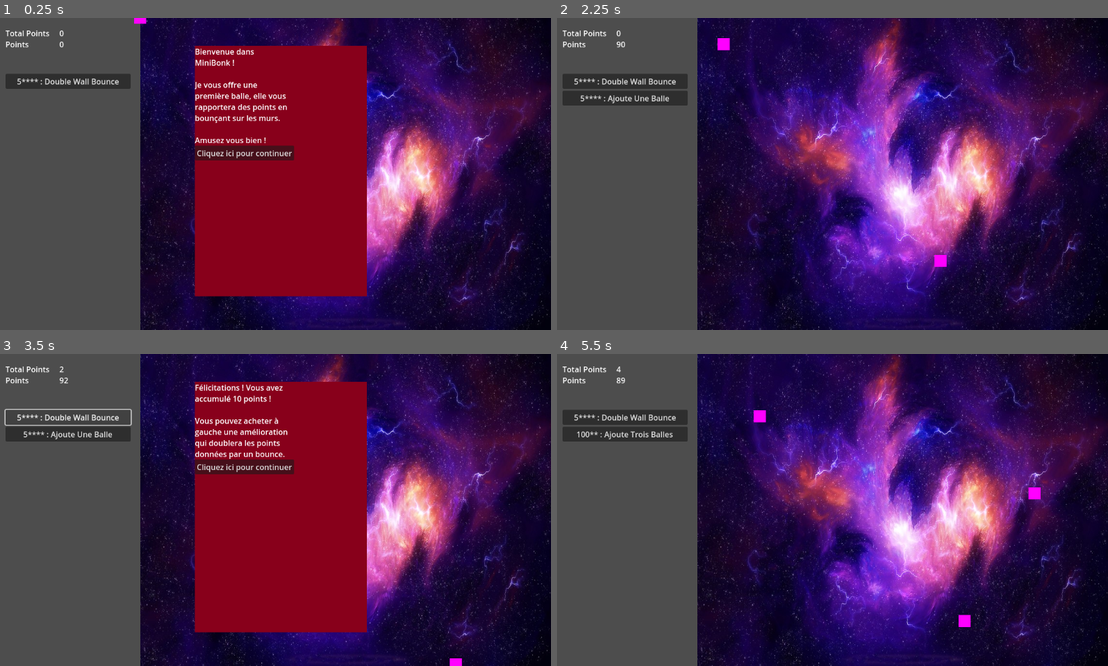
Above: before the commit, frames 1-4 (two rows, left to right).
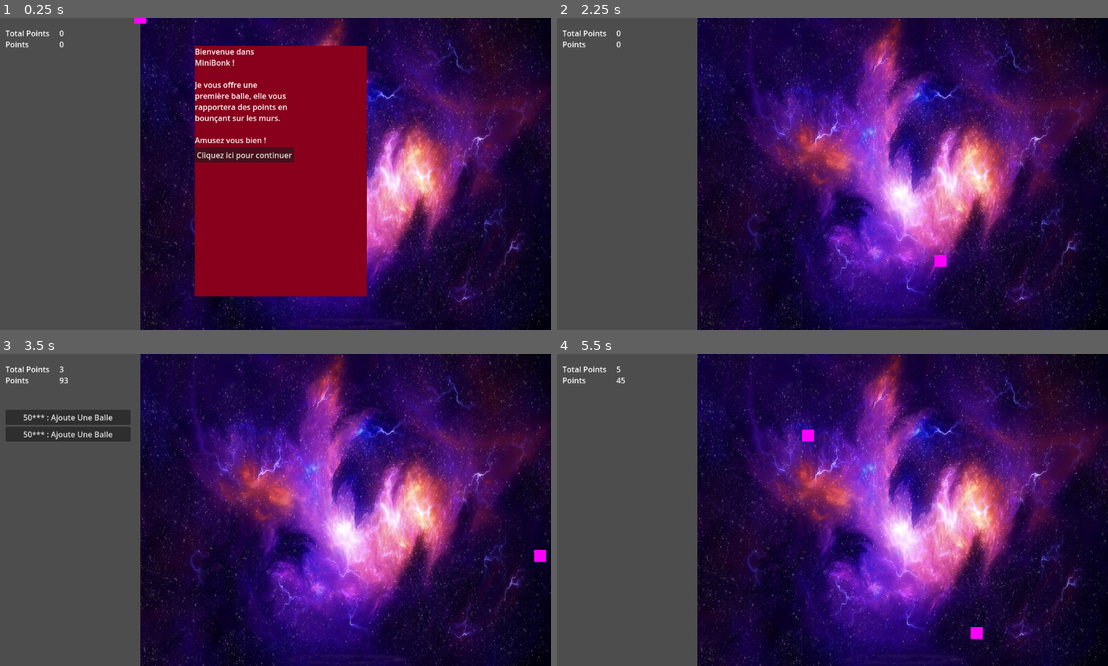
Above: after the commit, the same moments.

Repository: Niksune/Baby-Evolve-Minigame
Game: Godot game, scene res://Scenes/Game/Game.tscn
The game is run twice, just before and just after one commit, with the same random seed, the same clock (stepped at 60 frames per second) and the same inputs.
Inputs (mouse positions are in pixels of both pictures, inside the frame that each line leads up to):
- Up to frame 1 (0.25 s): no input
- Up to frame 2 (2.25 s): click "Cliquez ici pour continuer" at 0.5 s; click (623, 80) at 1.25 s, where only the run before the commit has a clickable "5**** : Double Wall Bounce"; click (623, 80) at 2 s, where only the run before the commit has a clickable "5**** : Ajoute Une Balle"
- Up to frame 3 (3.5 s): click (66, 416) at 2.75 s, where only the run after the commit has a clickable "10*** : Double Wall Bounce"
- Up to frame 4 (5.5 s): click (623, 416) at 3.5 s, where only the run after the commit has a clickable "50*** : Ajoute Une Balle"; click (799, 466) at 4.25 s, where only the run before the commit has a clickable "Cliquez ici pour continuer"; click (623, 435) at 5 s, where only the run before the commit has a clickable "5**** : Ajoute Une Balle"

The runs differ from the first frame. In frame 1, 1.4% of the frame differs, in the area x 1-54%, y 18-47%; in frame 2, 2.1%; in frame 3, 26%, in the area x 0-100%, y 4-100%; in frame 4, 2.5%.

Commit message:
In course of remake evolve system

Diff:
--- a/Scenes/BallGame/BallGame.gd
+++ b/Scenes/BallGame/BallGame.gd
@@ -13,7 +13,6 @@
 
 func _on_ball_wall_bounce():
 	wall_bounce.emit()
-	print(_on_ball_wall_bounce)
 
 
 func add_ball():
--- a/Scenes/Dialogs/DialogBox.tscn
+++ b/Scenes/Dialogs/DialogBox.tscn
@@ -11,7 +11,6 @@
 [node name="VBoxContainer" type="VBoxContainer" parent="."]
 offset_right = 105.0
 offset_bottom = 157.0
-theme_override_constants/separation = 0
 
 [node name="DialogLabel" type="RichTextLabel" parent="VBoxContainer"]
 unique_name_in_owner = true
--- a/Scenes/Game/DialogManager.gd
+++ b/Scenes/Game/DialogManager.gd
@@ -4,18 +4,22 @@
 
 signal launch_dialog(main_text, button_text)
 
-var TP1 = false
-var TP2 = false
+
+var dialog_passed = []
 
 var dialog_list_fr = [
 	"DEBUG",
 	"Bienvenue dans MiniBonk !\n
 Je vous offre une première balle, elle vous rapportera des points en bounçant sur les murs.\n
 Amusez vous bien !",
+
 "Félicitations ! Vous avez accumulé 10 points !\n
 Vous pouvez acheter à gauche une amélioration qui doublera les points données par un bounce.",
+
 "Une balle en plus peut être ?",
+
 "Bonk ?",
+
 "Mais, c'est quoi un bonk ?\n
 Cela peut prendre un peu de temps pour arriver.\n
 Un son ce produira à ce moment là."
@@ -32,10 +36,14 @@
 	"Welcome to Minibonk !\n
 I offer you a first ball, it will give you points by bouncing on the walls.\n
 Have fun !",
+
 "Congratulation ! You got 10 points !\n
 You can buy on the left an evolve that will double the points you get on each bounce.",
+
 "Interested in an other ball maybe ?",
+
 "Bonk ?",
+
 "But, what is a bonk ?\n
 It may take time to happen.\n
 A sound will ring out when it hits."
@@ -48,10 +56,22 @@
 ]
 
 
+func _init():
+	dialog_passed.resize(dialog_list_fr.size())
+	dialog_passed.fill(false)
+
+
+
 func points_change(current_points, total_points):
-	if total_points >= 2 && TP2 == false:
-		TP2 = true
-		execute_dialog(2)
+	if total_points >= 10 && dialog_passed[2] == false:
+		pass_and_execute_dialog(2)
+	if total_points >= 20 && dialog_passed[3] == false:
+		pass_and_execute_dialog(3)
+
+
+func pass_and_execute_dialog(dialog_ID):
+	dialog_passed[dialog_ID] = true
+	execute_dialog(dialog_ID)
 
 
 func execute_dialog(ID):
@@ -66,4 +86,10 @@
 		1:
 			launch_dialog.emit(dialog_list[1], button_list[1])
 		2:
-			launch_dialog.emit(dialog_list[2], button_list[1])
+			launch_dialog.emit(dialog_list[2], button_list[2])
+		3:
+			launch_dialog.emit(dialog_list[3], button_list[2])
+		4:
+			launch_dialog.emit(dialog_list[4], button_list[2])
+		5:
+			launch_dialog.emit(dialog_list[5], button_list[2])
--- a/Scenes/Game/Evolve.gd
+++ b/Scenes/Game/Evolve.gd
@@ -8,7 +8,9 @@
 var is_total_points : bool = false
 var text : String
 var buyable : bool = false
+var in_store : bool = false
 var bought : bool = false
+
 
 func _init(modifier, factor, cost, is_total_points, text="novalue"):
 	self.modifier = modifier
@@ -26,6 +28,7 @@
 		return generate_bounce_text(self.factor)
 	elif self.modifier == "add_ball":
 		return generate_ball_text(self.factor)
+
 
 func generate_bounce_text(number):
 	var bounce_text = "XX Wall Bounce"
@@ -48,6 +51,7 @@
 			pass
 	return bounce_text.replace("XX", XXsubtitute)
 
+
 func generate_ball_text(number):
 	var ball_text = "Ajoute XX Balles"
 	var XXsubtitute = ""
--- a/Scenes/Game/EvolveManager.gd
+++ b/Scenes/Game/EvolveManager.gd
@@ -11,10 +11,10 @@
 var add_ball_counter = 1
 
 var evolve_map = {
-	"multi_bounce_1" : Evolve.new("multi_bounce", 2, 5, false),
+	"multi_bounce_1" : Evolve.new("multi_bounce", 2, 10, false),
 	"multi_bounce_2" : Evolve.new("multi_bounce", 2, 5, false),
 	"multi_bounce_3" : Evolve.new("multi_bounce", 2, 5, false),
-	"add_ball_1" : Evolve.new("add_ball", 1, 5, false),
+	"add_ball_1" : Evolve.new("add_ball", 1, 50, false),
 	"add_ball_2" : Evolve.new("add_ball", 1, 5, false),
 	"add_ball_3" : Evolve.new("add_ball", 1, 5, false),
 	"activate_bonk" : Evolve.new("activate_bonk", 0, 100, false, "Activer le BONK")
@@ -23,16 +23,14 @@
 func add_new_evolves():
 	for ID_evolve in evolve_map:
 		var evolve = evolve_map[ID_evolve]
-		if evolve.buyable :
+		if !evolve.buyable :
+			continue
+		if evolve.buyable && evolve.in_store == false :
+			create_new_evolve(ID_evolve)
 			continue
 		var IDbounce = "multi_bounce_"+str(multi_bounce_counter)
 		var IDball = "add_ball_"+str(add_ball_counter)
 		match ID_evolve:
-			"multi_bounce_1":
-				create_new_evolve(ID_evolve)
-			"add_ball_1":
-				if evolve_map["multi_bounce_1"].bought:
-					create_new_evolve(ID_evolve)
 			"multi_bounce_2":
 				if evolve_map["add_ball_1"].bought:
 					create_new_evolve(ID_evolve)
@@ -53,23 +51,18 @@
 
 
 
+func _ready():
+	#create_new_evolve("multi_bounce_1")
+	pass
 
 
-
-
-
-
-
-func _ready():
-	create_new_evolve("multi_bounce_1")
-
-
-
-
-func create_new_evolve(ID_evolve):
-	evolve_map[ID_evolve].buyable = true
-	add_new_evolve.emit(ID_evolve,evolve_map[ID_evolve].text,evolve_map[ID_evolve].cost)
-
+func points_change(current_points, total_points):
+	if current_points >= 10 && evolve_map["multi_bounce_1"].buyable == false :
+		evolve_map["multi_bounce_1"].buyable = true
+		add_new_evolves()
+	if current_points >= 20 && evolve_map["add_ball_1"].buyable == false :
+		evolve_map["add_ball_1"].buyable = true
+		add_new_evolves()
 
 
 
@@ -78,16 +71,20 @@
 
 
 
+
+func create_new_evolve(ID_evolve):
+	evolve_map[ID_evolve].in_store = true
+	add_new_evolve.emit(ID_evolve,evolve_map[ID_evolve].text,evolve_map[ID_evolve].cost)
+
+
 func new_evolve_bought(ID_evolve):
 	print("Evolve : ",ID_evolve," bought")
 	evolve_map[ID_evolve].bought = true
-	process_evolve(ID_evolve)
+	process_infinite_evolves(ID_evolve)
 	add_new_evolves()
 
 
-
-
-func process_evolve(ID_evolve):
+func process_infinite_evolves(ID_evolve):
 	match evolve_map[ID_evolve].modifier:
 		"multi_bounce" :
 			bounce_wall_multiplicator *= evolve_map[ID_evolve].factor
--- a/Scenes/Game/Game.gd
+++ b/Scenes/Game/Game.gd
@@ -11,8 +11,8 @@
 
 
 func _ready():
+	DialogManager.execute_dialog(1)
 	pass
-	DialogManager.execute_dialog(1)
 
 
 
@@ -21,13 +21,16 @@
 	total_points += points_to_add
 	send_update_points()
 
+
 func remove_points(points_to_remove):
 	current_points -= points_to_remove
 	send_update_points()
 
+
 func send_update_points():
 	UI.points_change(current_points, total_points)
 	DialogManager.points_change(current_points, total_points)
+	EvolveManager.points_change(current_points, total_points)
 
 
 
--- a/Scenes/Game/Game.tscn
+++ b/Scenes/Game/Game.tscn
@@ -1,11 +1,10 @@
-[gd_scene load_steps=7 format=3 uid="uid://bae4h0r30ijdr"]
+[gd_scene load_steps=6 format=3 uid="uid://bae4h0r30ijdr"]
 
 [ext_resource type="PackedScene" uid="uid://dfeuyihwq6loe" path="res://Scenes/UI/UI.tscn" id="1_fpevc"]
 [ext_resource type="Script" path="res://Scenes/Game/Game.gd" id="1_js6wb"]
 [ext_resource type="Script" path="res://Scenes/Game/DialogManager.gd" id="1_kxsmm"]
 [ext_resource type="PackedScene" uid="uid://dtn8sjtbclgi2" path="res://Scenes/BallGame/BallGame.tscn" id="3_ixc25"]
 [ext_resource type="Script" path="res://Scenes/Game/EvolveManager.gd" id="5_mtkla"]
-[ext_resource type="Script" path="res://Scenes/Game/TextsNode.gd" id="5_yer8e"]
 
 [node name="Game" type="Node2D"]
 script = ExtResource("1_js6wb")
@@ -29,10 +28,6 @@
 unique_name_in_owner = true
 script = ExtResource("1_kxsmm")
 
-[node name="TextsNode" type="Node" parent="DialogManager"]
-unique_name_in_owner = true
-script = ExtResource("5_yer8e")
-
 [connection signal="buy_button_pressed" from="HSplitContainer/UI" to="." method="_on_ui_buy_button_pressed"]
 [connection signal="wall_bounce" from="HSplitContainer/BallGame" to="." method="_on_wall_bounce"]
 [connection signal="add_ball" from="EvolveManager" to="HSplitContainer/BallGame" method="_on_evolve_manager_add_ball"]
